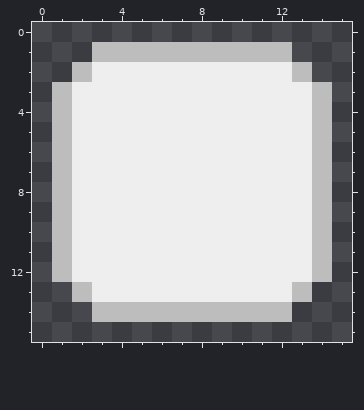
A pixel-art file gets an edit: Assets/AnimationImporter/E.ase. Above is the file before it was changed.
16x16 pixels, 1 frame.
The result:
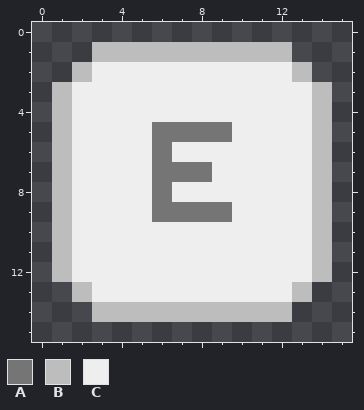
Palette (. is transparent): A #757575  B #bdbdbd  C #eeeeee
Change:
--- layer "Layer 1"
@@ x 4..11 @@
  4 CCCCCCCC
- 5 CCCCCCCC
- 6 CCCCCCCC
- 7 CCCCCCCC
- 8 CCCCCCCC
- 9 CCCCCCCC
+ 5 CCAAAACC
+ 6 CCACCCCC
+ 7 CCAAACCC
+ 8 CCACCCCC
+ 9 CCAAAACC
 10 CCCCCCCC
Pixel boxes of the changes (left, top, right, bottom) in both pictures:
changed: (152, 122, 232, 222)
